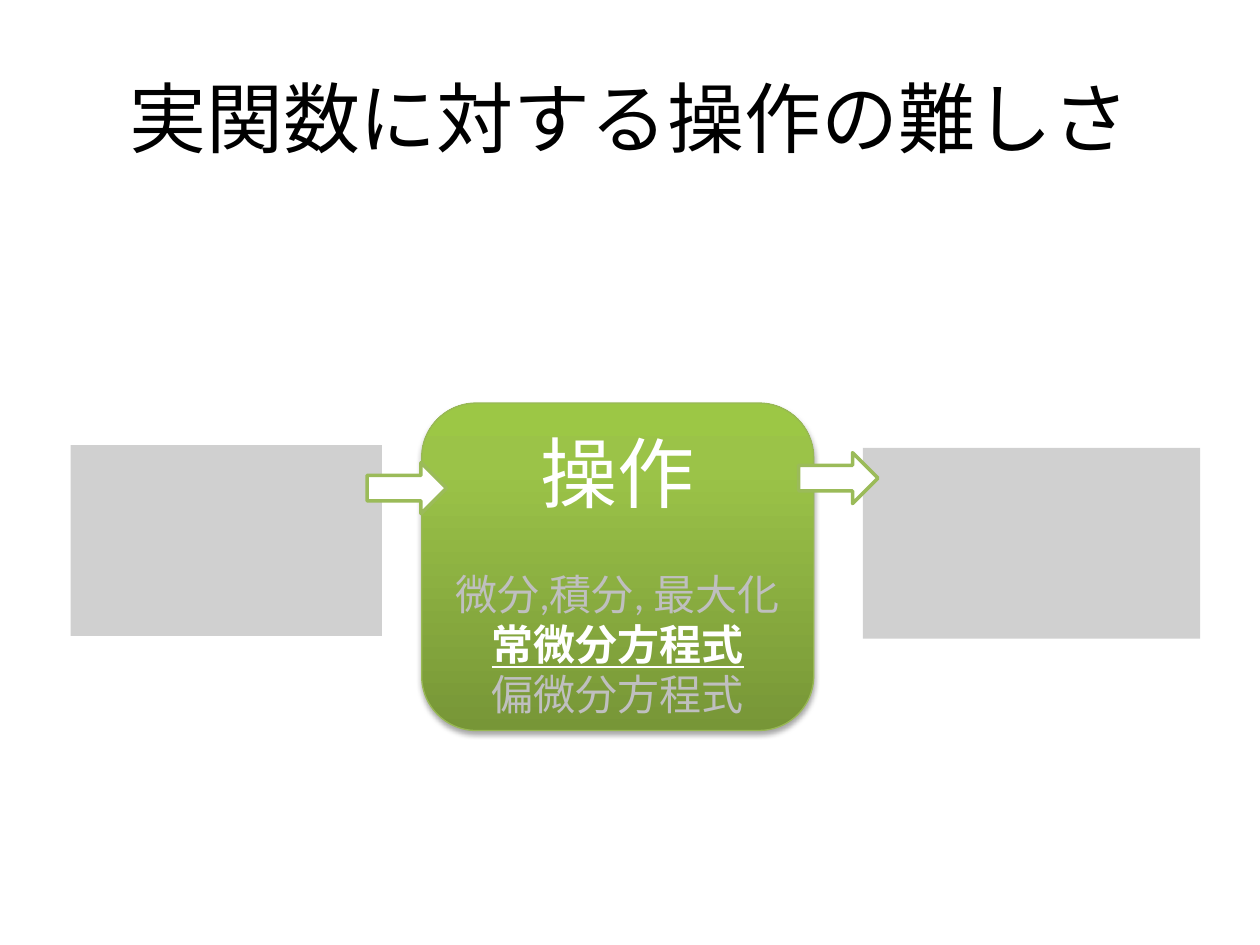
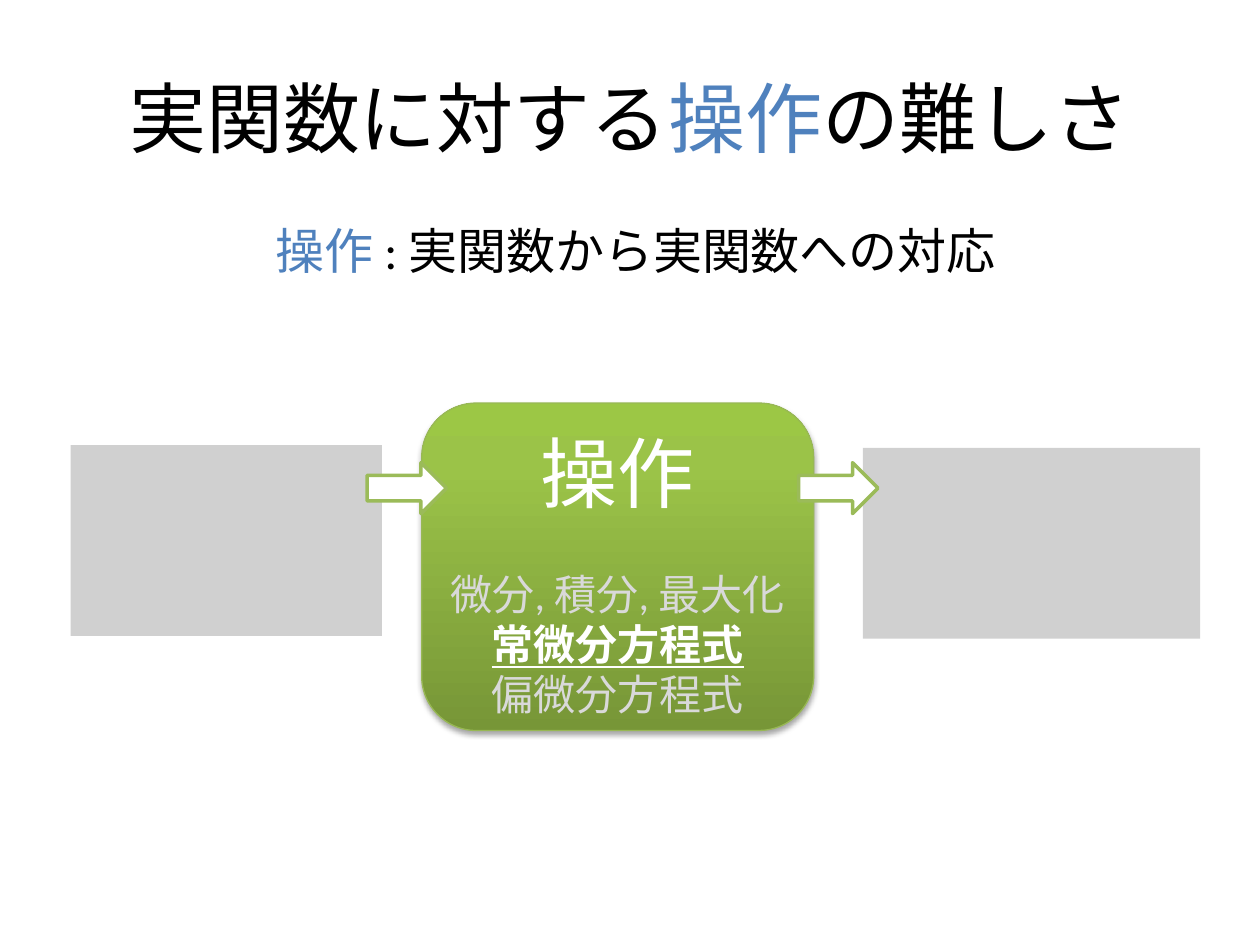
Before and after one commit to ex-hota911/LA2011Winter, a slide deck: slide 12 of slide/slide.pptx. Drawn at 1260x945 pixels with LibreOffice and Linux fonts; fonts in the diff are those of the drawing; grey boxes stand for pictures. Boxes give left, top, right and bottom in pixels: in the first picture for what was removed or moved away, otherwise in the second. Text is boxed around its words. In the diff, an @@ line names an element or a change of style, - is before the commit and + after.

```diff
--- a/slide/slide.pptx
+++ b/slide/slide.pptx
@@ title "実関数に対する操作の難しさ" at bbox=[129, 82, 1131, 154]: text colour #000000 to #4F81BD in "実関数に対する操作の難しさ" @@
@@ text added at bbox=[275, 227, 995, 273], 28 pt, text #000000 @@
+操作 : 実関数から実関数への対応
@@ right arrow: place and size @@
-right arrow at bbox=[799, 452, 878, 503]
+right arrow at bbox=[799, 462, 878, 513]
@@ text in rounded rectangle at bbox=[451, 574, 785, 615]: text changed; text colour #BFBFBF to #D9D9D9 @@
-微分,積分, 最大化
+微分, 積分, 最大化
@@ text in rounded rectangle at bbox=[492, 674, 744, 714]: text colour #BFBFBF to #D9D9D9 in "偏微分方程式" @@
```
Also in this commit, not shown: 14 other slides changed, 15 slides added, 12 slides removed, 3 other files.
